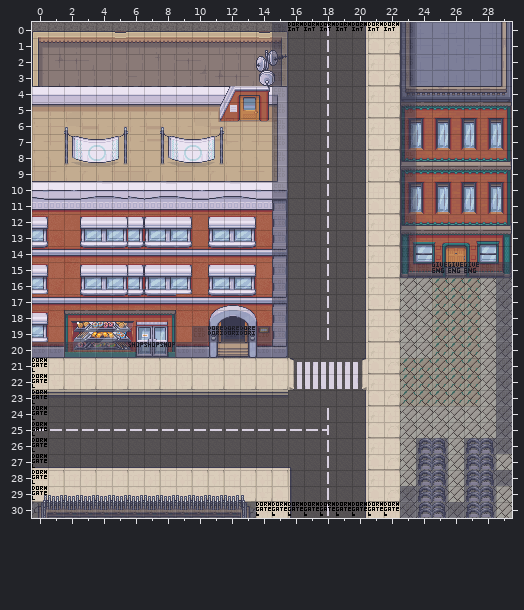
Two versions of a level (Tiled map, assets/tilemaps/dorm_exterior.tmx). This is how it looked before the edit.
Cells are 16x16 px. Shown: x 0..29, y 0..30. Not drawn, because the pictures are missing: unchanged layer "object2".
Now the later version:
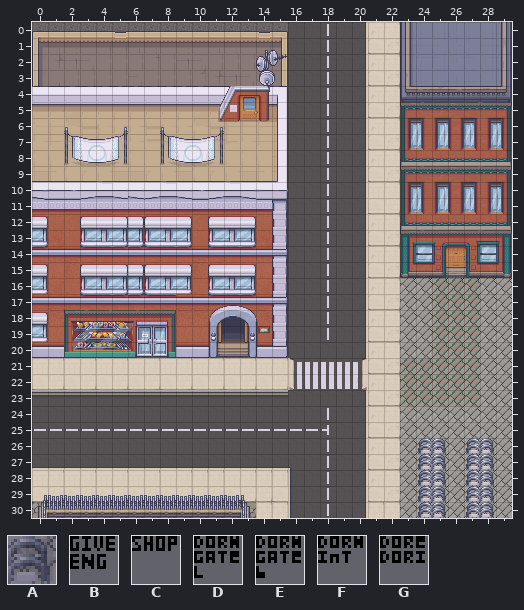
Key: from "event_tileset": A 6, B 9 "EVENT", C 11 "EVENT", D 20 "MAP", E 21 "MAP", F 22 "MAP", G 121 "MAP".
_ is an empty cell.
See-through tiles are keyed as they look on the map.
Diff:
Layer "obj" (now hidden):
y 0: x 16..22 FFFFFFF -> _______
y 15: x 25..27 BBB -> ___
y 19: x 11..13 GGG -> ___
y 20: x 6..8 CCC -> ___
y 21..29: x 0 D -> _
y 30: x 14..22 EEEEEEEEE -> _________
Layer "collision" (now hidden):
y 0..14: x 15 A -> _; x 23 A -> _
y 15: x 15 A -> _; x 23..29 AAAAAAA -> _______
y 16..18: x 15 A -> _; x 29 A -> _
y 19: x 10..15 AAAAAA -> ______; x 29 A -> _
y 20: x 0..10 AAAAAAAAAAA -> ___________; x 14..15 AA -> __; x 29 A -> _
y 21..25: x 29 A -> _
y 26: x 24..25 AA -> __; x 27..29 AAA -> ___
y 27: x 24..25 AA -> __; x 27..28 AA -> __
y 28: x 24..25 AA -> __; x 27..29 AAA -> ___
y 29: x 23..25 AAA -> ___; x 27..28 AA -> __
y 30: x 0..13 AAAAAAAAAAAAAA -> ______________; x 23..28 AAAAAA -> ______
